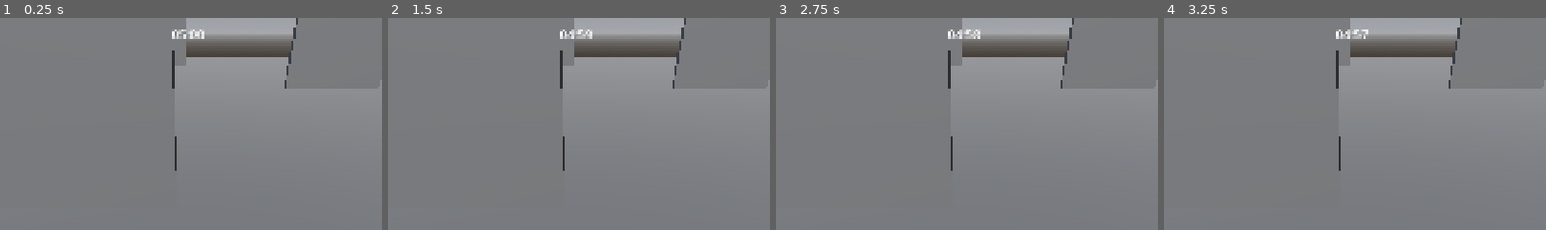
Above: before the commit, frames 1-4 (left to right).
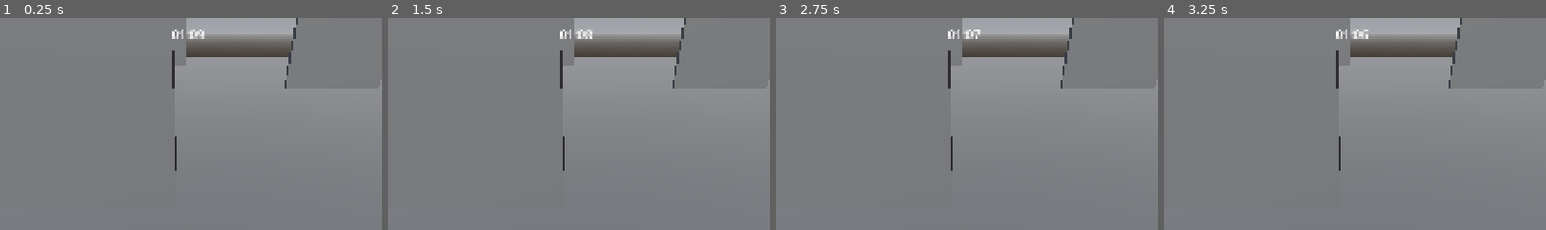
Above: after the commit, the same moments.

Repository: BitsShiftStudios/cat-the-jam
Game: Godot game, scene res://scenes/main.tscn
Same seed, same stepped clock (60 frames per second), same inputs: the game is played once before the commit and once after it.
Inputs (mouse positions are % of the whole screen's width and height, from its top left):
- Up to frame 1 (0.25 s): no input
- Up to frame 2 (1.5 s): tap Enter (ui_accept) at 0.5, 0.77, 1.25 s; move the mouse to (72, 46) at 0.52 s; hold E (leaning_right) 0.53-1.28 s; hold Ctrl (crouch) 0.53-1.28 s; click (72, 46) at 0.67 s; move the mouse to (30, 56) at 1.27 s; hold S (back) from 1.28 s (still down); click (30, 56) at 1.35 s
- Up to frame 3 (2.75 s): tap Enter (ui_accept) at 1.52, 2 s; move the mouse to (60, 28) at 2.02 s; release S (back) at 2.03 s; hold E (leaning_right) from 2.03 s (still down); hold Shift (run) from 2.03 s (still down)
- Up to frame 4 (3.25 s): tap Enter (ui_accept) at 2.75, 3.02 s; move the mouse to (45, 71) at 2.77 s; release E (leaning_right) at 2.78 s; release Shift (run) at 2.78 s; hold W (forward) from 2.78 s (still down); tap Ctrl (crouch) at 2.85 s; click (45, 71) at 2.92 s
The pictures show only the part of the screen within x 25-75%, y 0-50%; the shares and areas given below are measured in that part.

The runs differ from the first frame. In frame 1, less than 0.1% of the frame differs, in the area x 46-53%, y 5-10%; in frame 2, 0.1%; in frame 3, 0.2%; in frame 4, 0.2%, in the area x 46-54%, y 5-10%.

Commit message:
Yeni maç metodlarını bağla

Diff:
--- a/scenes/main.tscn
+++ b/scenes/main.tscn
@@ -48,6 +48,7 @@
 [node name="Timer" type="Timer" parent="." unique_id=345636905]
 autostart = true
 script = ExtResource("4_jyhfs")
+default_match_time = 69
 
 [node name="GameUI" parent="." unique_id=2105203079 instance=ExtResource("5_tbgi4")]
 
--- a/scripts/NetworkManager.gd
+++ b/scripts/NetworkManager.gd
@@ -1,6 +1,7 @@
 extends Node
 
 @export var player_scene: PackedScene = preload("res://scenes/Player.tscn")
+@onready var match_controller = $MatchController
 
 const PORT = 3131
 var peer = WebSocketMultiplayerPeer.new()
@@ -52,12 +53,14 @@
 
 func _on_player_connected(id: int):
 	print("Player connected to server! ID assigned: ", id)
+	match_controller.register_new_player(id, "Test")
 
 	var spawn_pos = get_spawn_point()
 	$MultiplayerSpawner.spawn({"id": id, "pos": spawn_pos})
 
 func _on_player_disconnected(id: int):
 	print("Player disconnected: ", id)
+	match_controller.remove_player(id)
 
 func _on_player_spawn(data: Dictionary) -> Node:
 	var player_instance = player_scene.instantiate()
--- a/scripts/match_controller.gd
+++ b/scripts/match_controller.gd
@@ -32,6 +32,9 @@
 	if scoreboard_data.has(victim_id):
 		scoreboard_data[victim_id]["deaths"] += 1
 
+	for id in scoreboard_data.keys():
+		print(id, " K-D: ", scoreboard_data[id]["kills"], "-", scoreboard_data[id]["deaths"])
+
 	_broadcast_scoreboard()
 
 func _broadcast_scoreboard():
@@ -61,7 +64,7 @@
 
 	get_tree().call_group("players", "trigger_server_respawn")
 	rpc("hide_match_finished_screen")
-	match_timer.start_timer(300)
+	match_timer.start_timer()
 
 # End screen
 @rpc("any_peer", "call_local", "reliable")
--- a/scripts/timer.gd
+++ b/scripts/timer.gd
@@ -1,11 +1,13 @@
 extends Timer
 
-@export var match_time_left:int = 300
+@export var default_match_time:int = 300
+var match_time_left:int
 
 @onready var match_controller = $/root/Node/MatchController
 @onready var game_ui = $/root/Node/GameUI
 
 func _ready():
+	match_time_left = default_match_time
 	game_ui.update_timer_value(match_time_left)
 
 func _on_timer_timeout() -> void:
@@ -18,8 +20,8 @@
 	game_ui.update_timer_value(match_time_left)
 	game_ui.update_timer_display()
 
-func start_timer(time: int) -> void:
-	match_time_left = time
+func start_timer() -> void:
+	match_time_left = default_match_time
 	game_ui.update_timer_value(match_time_left)
 	game_ui.update_timer_display()
 	start()
